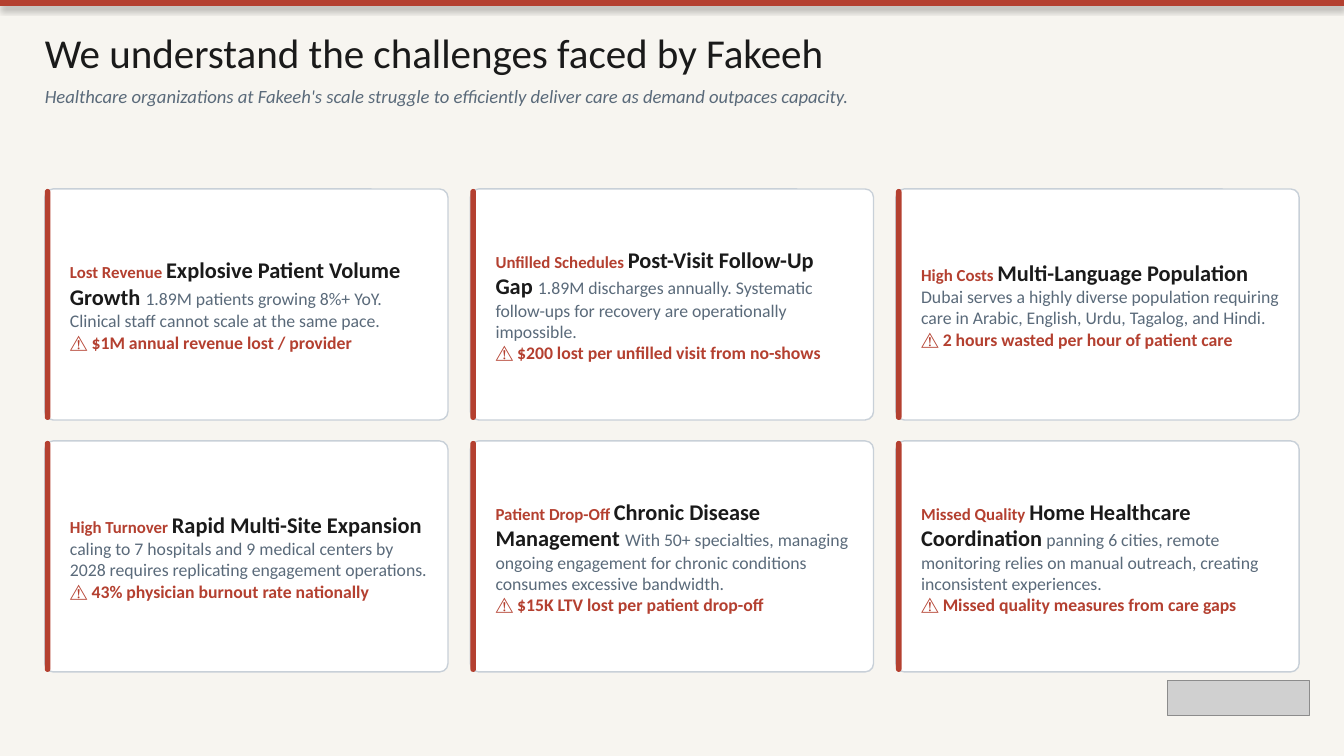
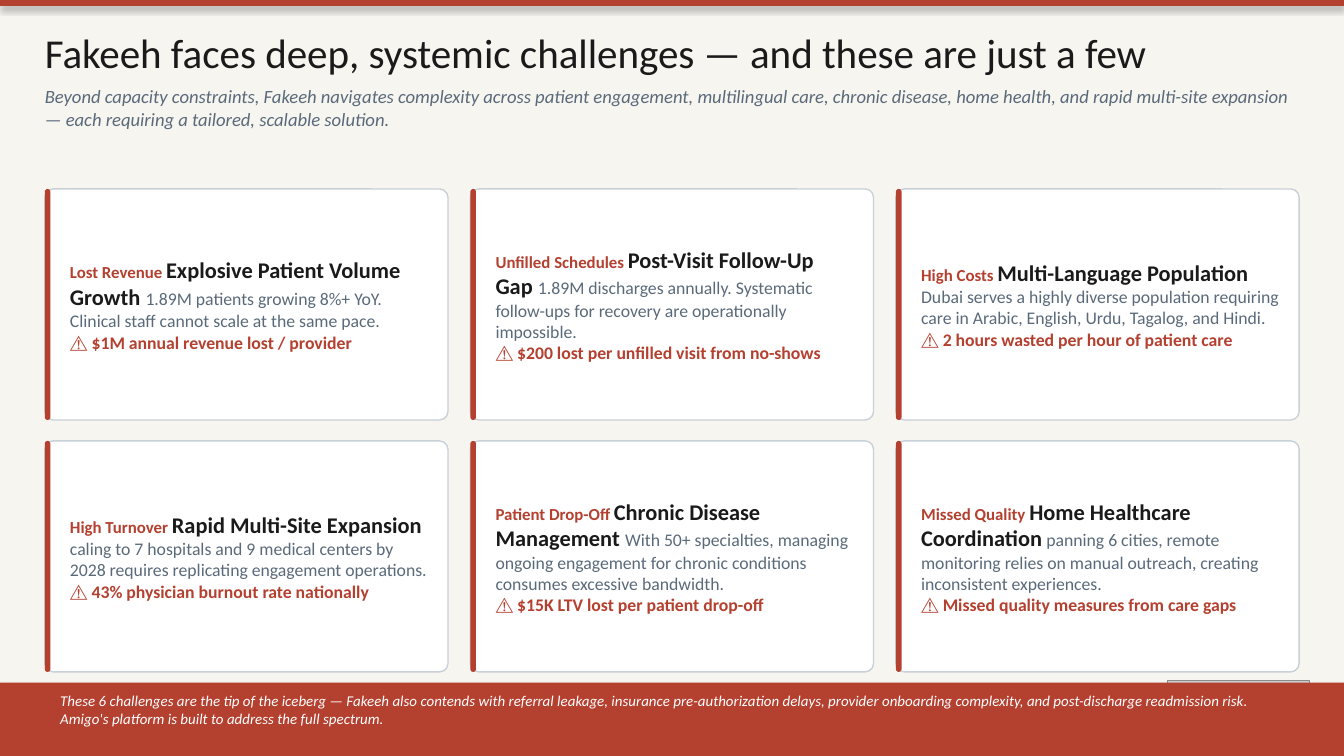
Before and after one commit to elzoghbyelaf-star/Population-Health-Management-, a slide deck: slide 4 of Fakeeh_Care_Group_v2.pptx. Drawn at 1344x756 pixels with LibreOffice and Linux fonts; fonts in the diff are those of the drawing; grey boxes stand for pictures. Boxes give left, top, right and bottom in pixels: in the first picture for what was removed or moved away, otherwise in the second. Text is boxed around its words. In the diff, an @@ line names an element or a change of style, - is before the commit and + after.

```diff
--- a/Fakeeh_Care_Group_v2.pptx
+++ b/Fakeeh_Care_Group_v2.pptx
@@ text at [45,39,1288,129]: text changed @@
-We understand the challenges faced by Fakeeh
-Healthcare organizations at Fakeeh's scale struggle to efficiently deliver care as demand outpaces capacity.
+Fakeeh faces deep, systemic challenges — and these are just a few
+Beyond capacity constraints, Fakeeh navigates complexity across patient engagement, multilingual care, chronic disease, home health, and rapid multi-site expansion — each requiring a tailored, scalable solution.
@@ rectangle added at [0,683,1344,756], fill #B44030 @@
@@ text added at [60,695,1247,727], 8 pt, text #FFFFFF, italic @@
+These 6 challenges are the tip of the iceberg — Fakeeh also contends with referral leakage, insurance pre-authorization delays, provider onboarding complexity, and post-discharge readmission risk. Amigo's platform is built to address the full spectrum.
```
